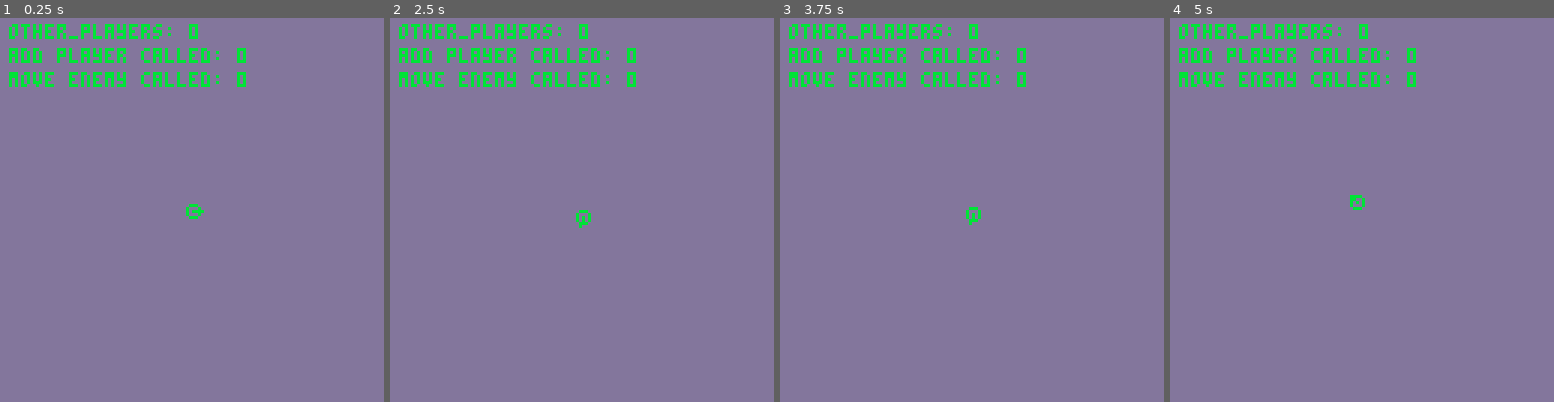
Above: before the commit, frames 1-4 (left to right).
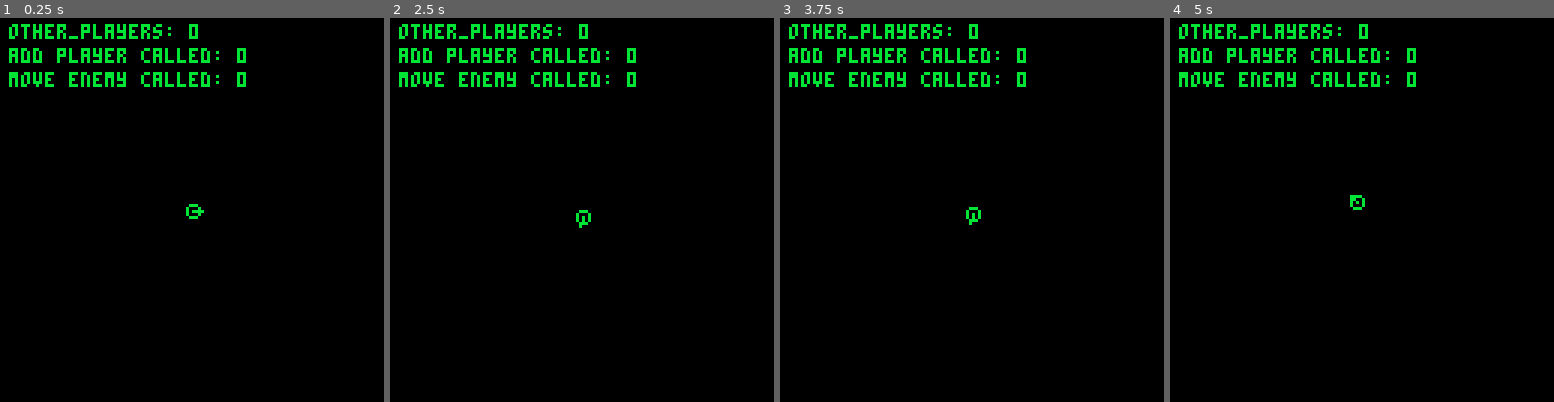
Above: after the commit, the same moments.

Repository: phearbot/pico8-raycasting
Game: PICO-8 cartridge dom.p8
The game is run twice, just before and just after one commit, with the same random seed, the same clock (stepped at 60 frames per second) and the same inputs.
Inputs:
- Up to frame 1 (0.25 s): no input
- Up to frame 2 (2.5 s): hold Right 1.6-2.1 s; hold Up 2.15-2.42 s; hold Right from 2.47 s (still down)
- Up to frame 3 (3.75 s): release Right at 3.03 s; hold Left 3.08-3.58 s; hold Down from 3.63 s (still down)
- Up to frame 4 (5 s): release Down at 3.97 s; hold Right 4.02-4.68 s; hold Up from 4.73 s (still down)

The runs differ from the first frame. In frame 1, 97% of the frame differs, in the area x 0-100%, y 0-100%; in frame 2, 97%; in frame 3, 97%; in frame 4, 97%.

Commit message:
deploy improvement, color changes

Diff:
--- a/dom.p8
+++ b/dom.p8
@@ -16,7 +16,7 @@
 
 
 function _draw()
- cls(13)
+ cls()
 
  -- draw_raycast_3d()
 	-- draw_map()
Not shown, changed: deploy.sh
